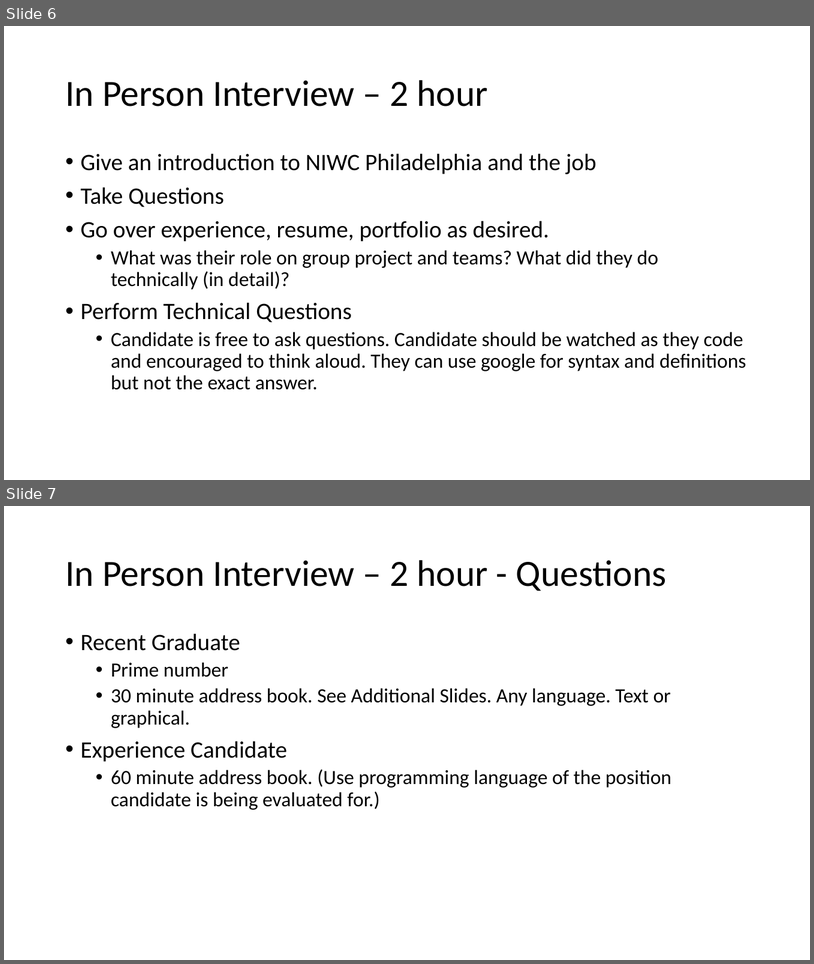
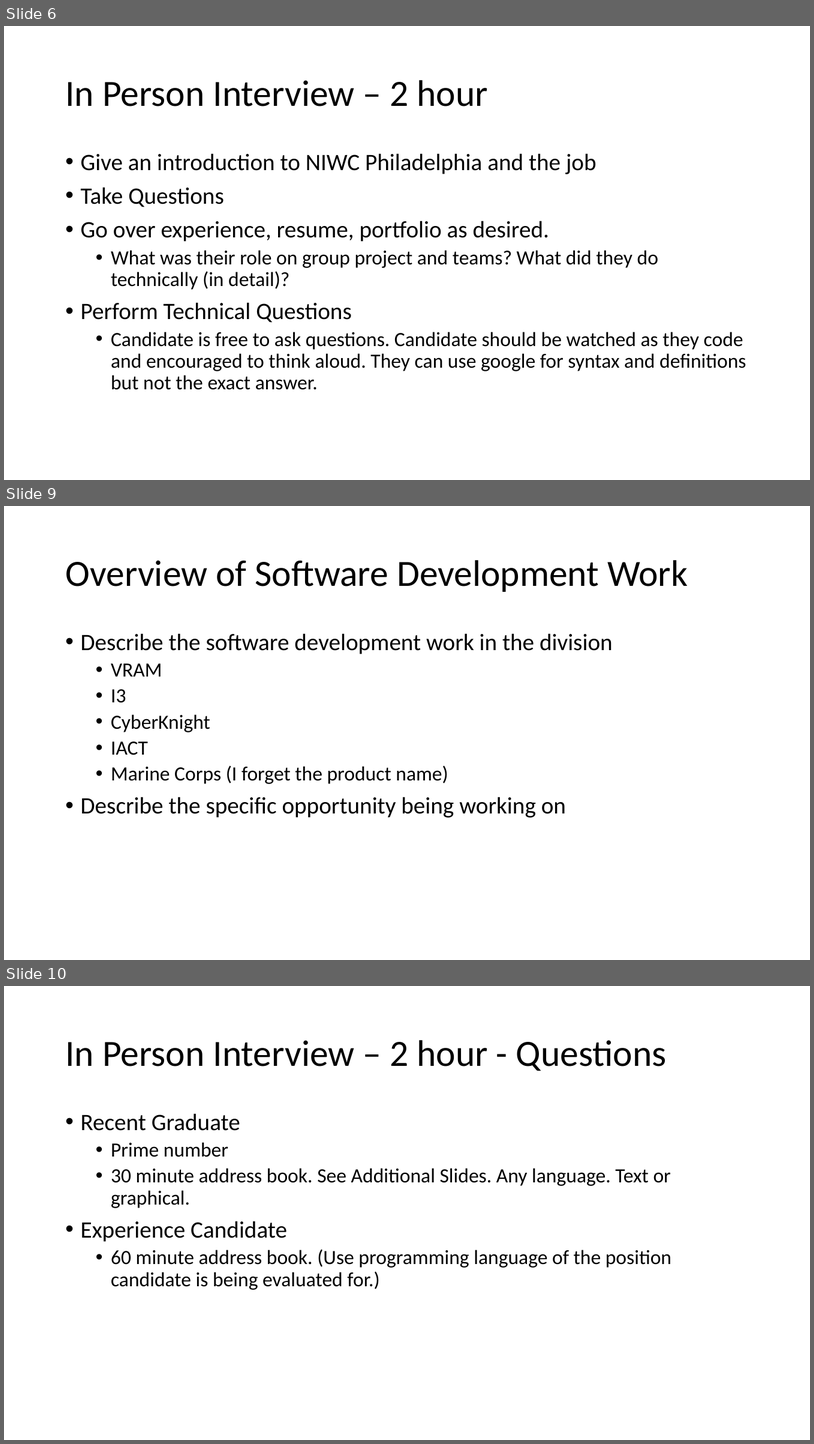
Before and after one commit to NIWC-PHL/Recruiting, a slide deck: Software Developer Hiring Process.pptx. Shown one above the other, each under a label of ours: slides 6 and 7 before the commit, slides 6, 9 and 10 after it; the slides between them are not shown. The pictures are 814x964 and 814x1444 pixels, drawn with LibreOffice and Linux fonts; fonts in the diff are those of the drawing. Boxes give left, top, right and bottom in pixels: in the first picture for what was removed or moved away, otherwise in the second. Text is boxed around its words. In the diff, an @@ line names an element or a change of style, - is before the commit and + after.

Commit message:
Error corrected added organizational overview

```diff
--- a/Software Developer Hiring Process.pptx
+++ b/Software Developer Hiring Process.pptx
@@ slide 9 added at (x1=4, y1=506, x2=810, y2=960), background #FFFFFF @@
@@ title added at (x1=65, y1=560, x2=688, y2=592), 44 pt, text #000000 @@
+Overview of Software Development Work
@@ text added at (x1=81, y1=633, x2=613, y2=817), 28 pt, text #000000 @@
+• Describe the software development work in the division
+  • VRAM
+  • I3
+  • CyberKnight
+  • IACT
+  • Marine Corps (I forget the product name)
+• Describe the specific opportunity being working on
@@ what was slide 7 is now slide 10 @@
```
Also in this commit, not shown: 1 slide changed, 2 other slides added.
